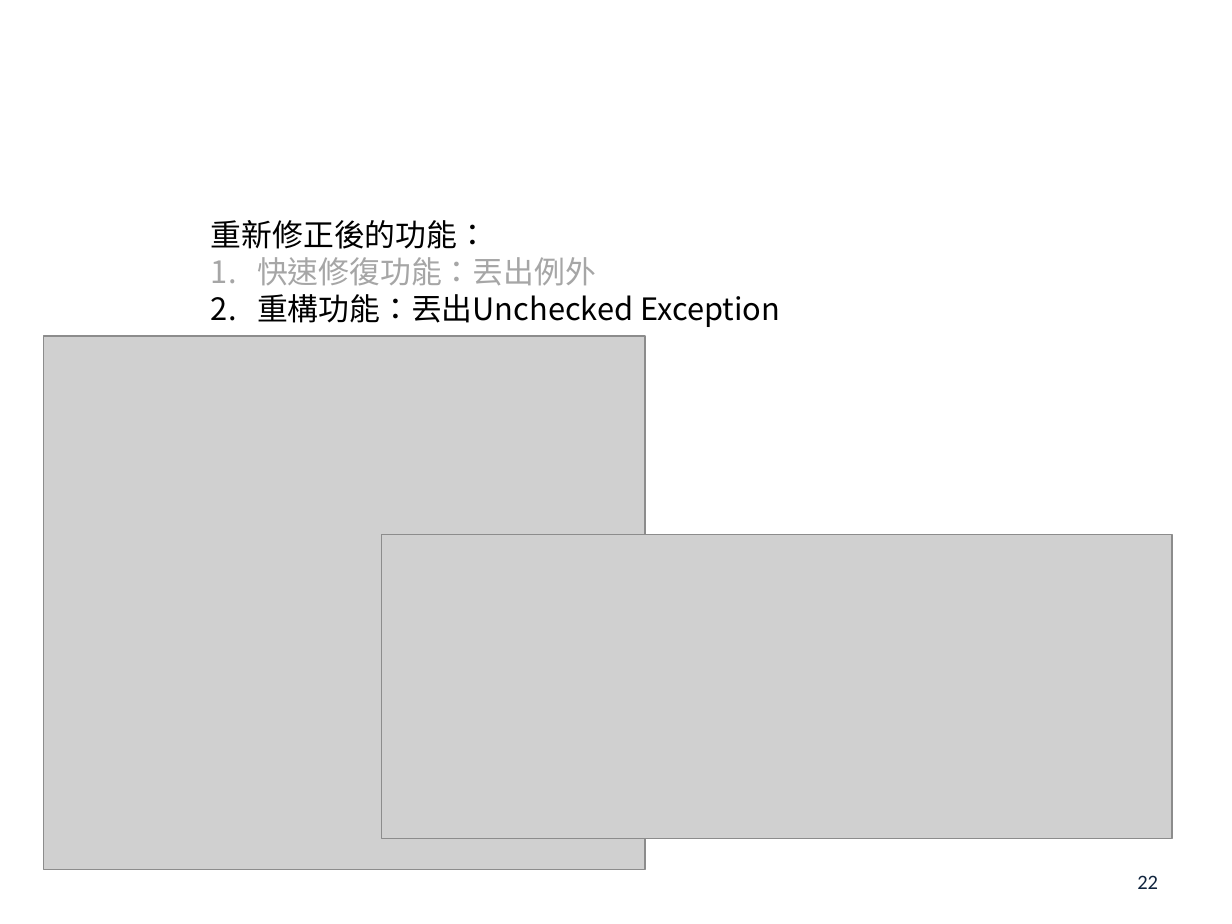
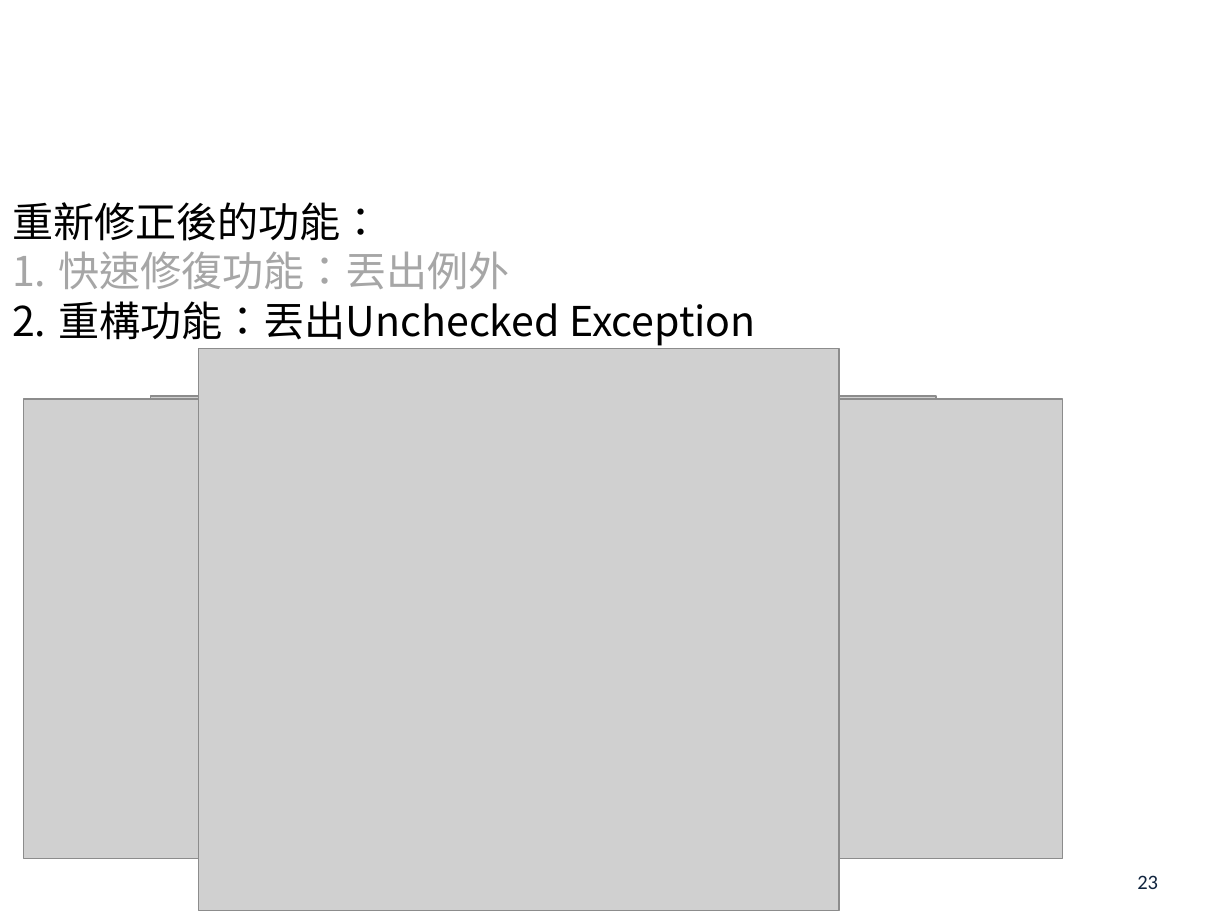
Before and after one commit to s7130457/thesis, a slide deck: slide 23 of 楊雅雯-口試投影片.pptx (slide 22 before the commit). Drawn at 1232x924 pixels with LibreOffice and Linux fonts; fonts in the diff are those of the drawing; grey boxes stand for pictures; background and template pictures are left out. Boxes give left, top, right and bottom in pixels: in the first picture for what was removed or moved away, otherwise in the second. Text is boxed around its words. In the diff, an @@ line names an element or a change of style, - is before the commit and + after.

```diff
--- a/楊雅雯-口試投影片.pptx
+++ b/楊雅雯-口試投影片.pptx
@@ text "重新修正後的功能：": place and size @@
-text "重新修正後的功能：" at <box>211,220,780,327</box>
+text "重新修正後的功能：" at <box>12,202,756,346</box>
@@ text "重新修正後的功能：" at <box>12,202,756,346</box>: size 18 to 24 pt @@
@@ picture: place and size @@
-picture at <box>43,336,644,870</box>
+picture at <box>198,349,839,910</box>
@@ picture: place and size @@
-picture at <box>382,535,1173,839</box>
+picture at <box>23,399,1062,859</box>
@@ picture added at <box>150,395,936,832</box> @@
@@ page number at <box>1137,875,1158,889</box>: text changed @@
-22
+23
```
Also in this commit, not shown: 25 other slides changed, 1 slide added, 2 other files.
